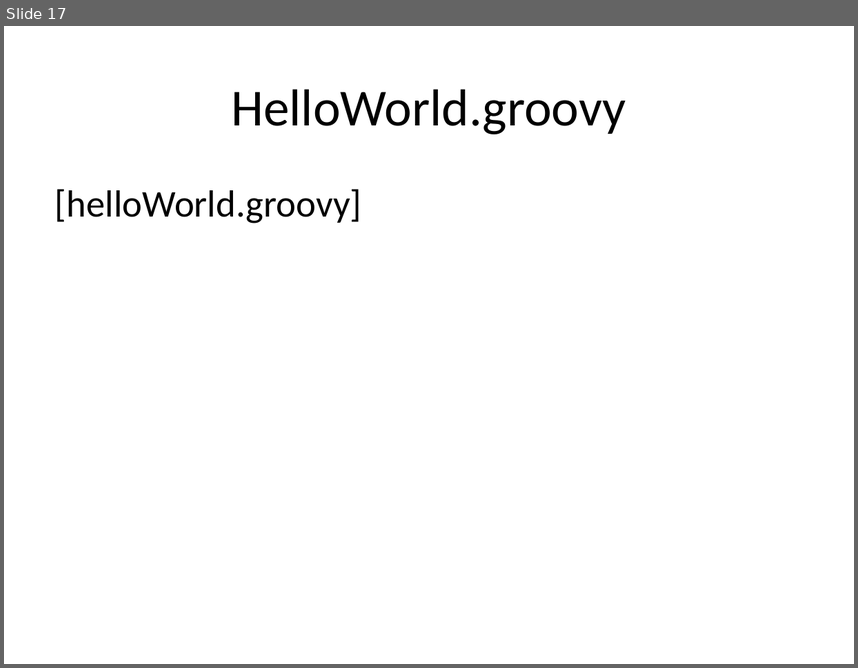
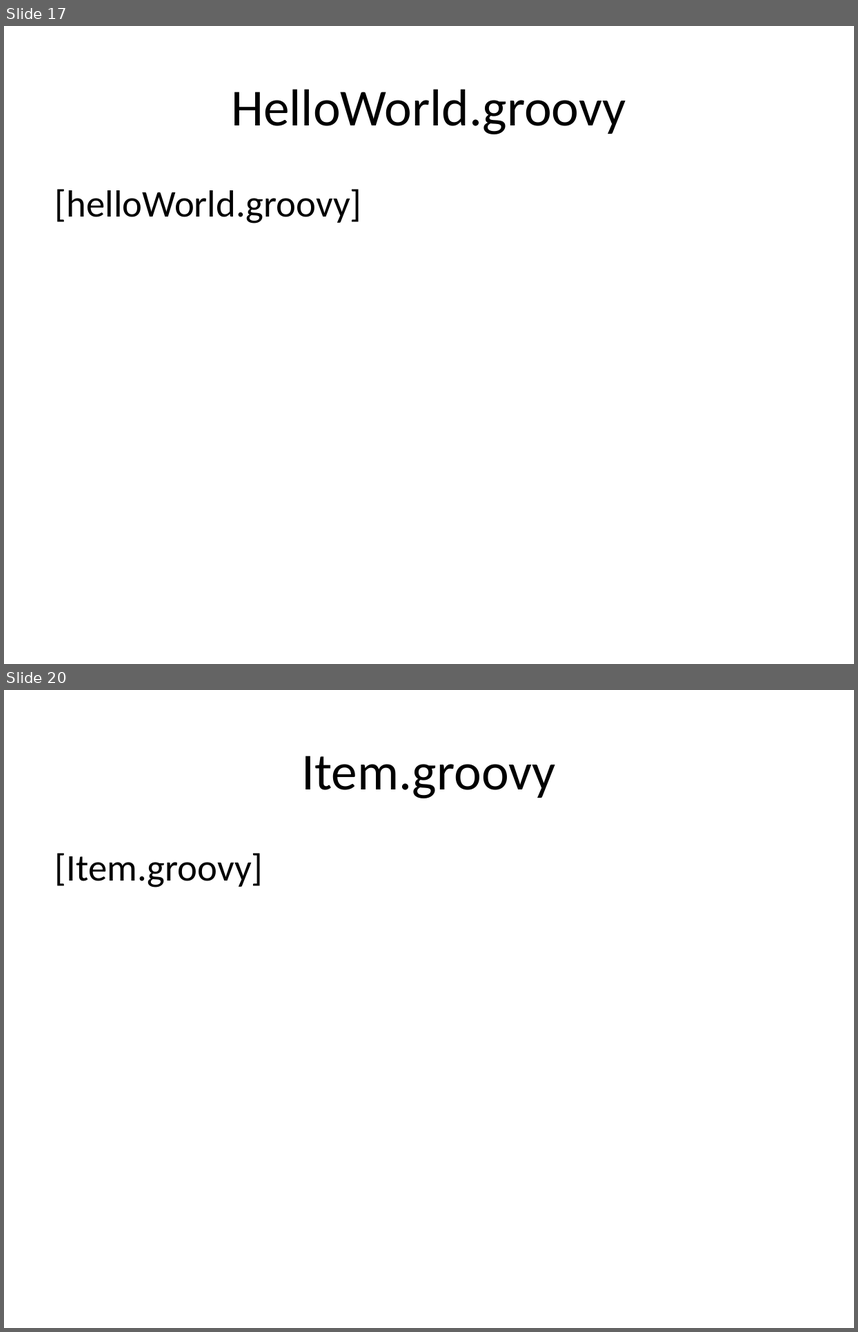
Before and after one commit to me97esn/groovyseminarium, a slide deck: groovyseminarie/dokument/groovyseminarium_source.pptx. Shown one above the other, each under a label of ours: slide 17 before the commit, slides 17 and 20 after it; the slides between them are not shown. The pictures are 858x668 and 858x1332 pixels, drawn with LibreOffice and Linux fonts; fonts in the diff are those of the drawing. Boxes give left, top, right and bottom in pixels: in the first picture for what was removed or moved away, otherwise in the second. Text is boxed around its words. In the diff, an @@ line names an element or a change of style, - is before the commit and + after.

```diff
--- a/groovyseminarie/dokument/groovyseminarium_source.pptx
+++ b/groovyseminarie/dokument/groovyseminarium_source.pptx
@@ slide 20 added at (4, 690, 854, 1328), background #FFFFFF @@
@@ title added at (301, 756, 555, 798), 44 pt, text #000000 @@
+Item.groovy
@@ text added at (55, 853, 263, 887), 32 pt, text #000000 @@
+[Item.groovy]
```
Also in this commit, not shown: 4 slides changed, 5 other slides added, 1 other file.
